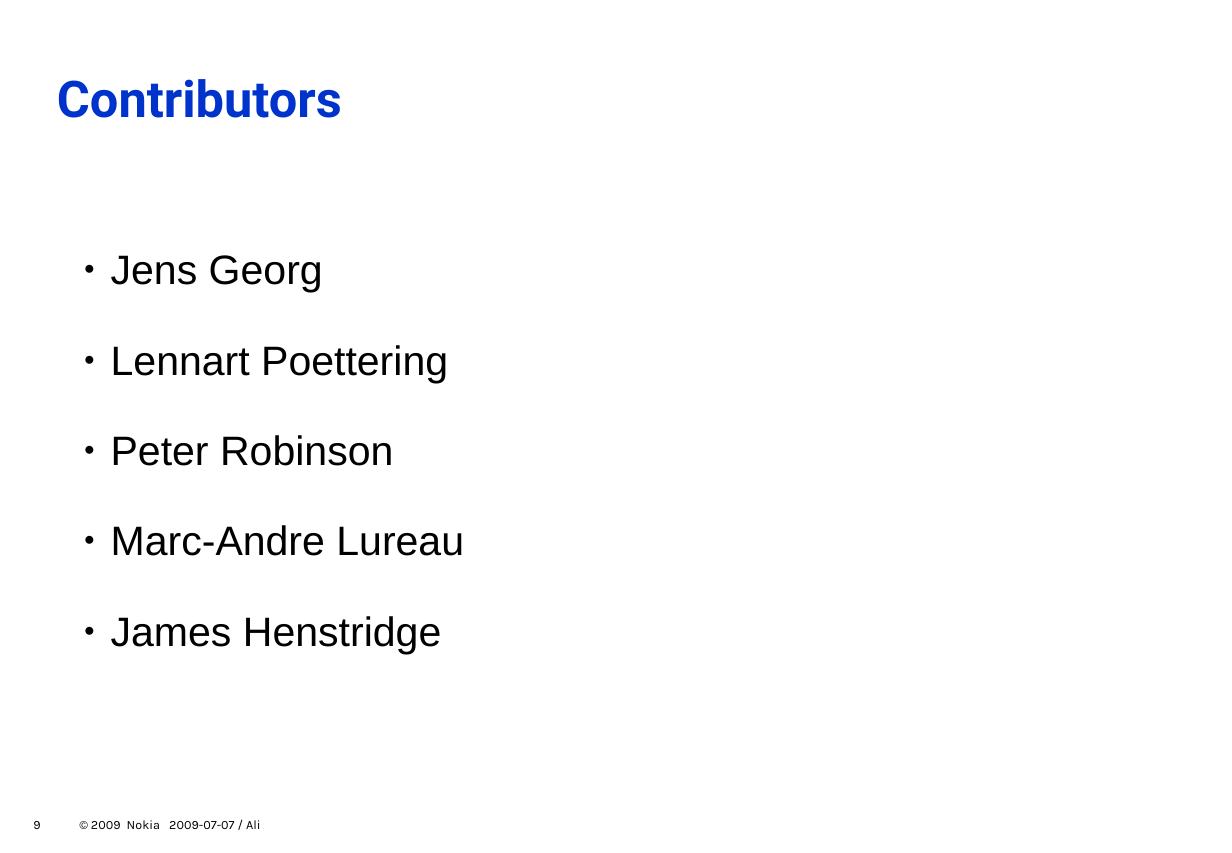
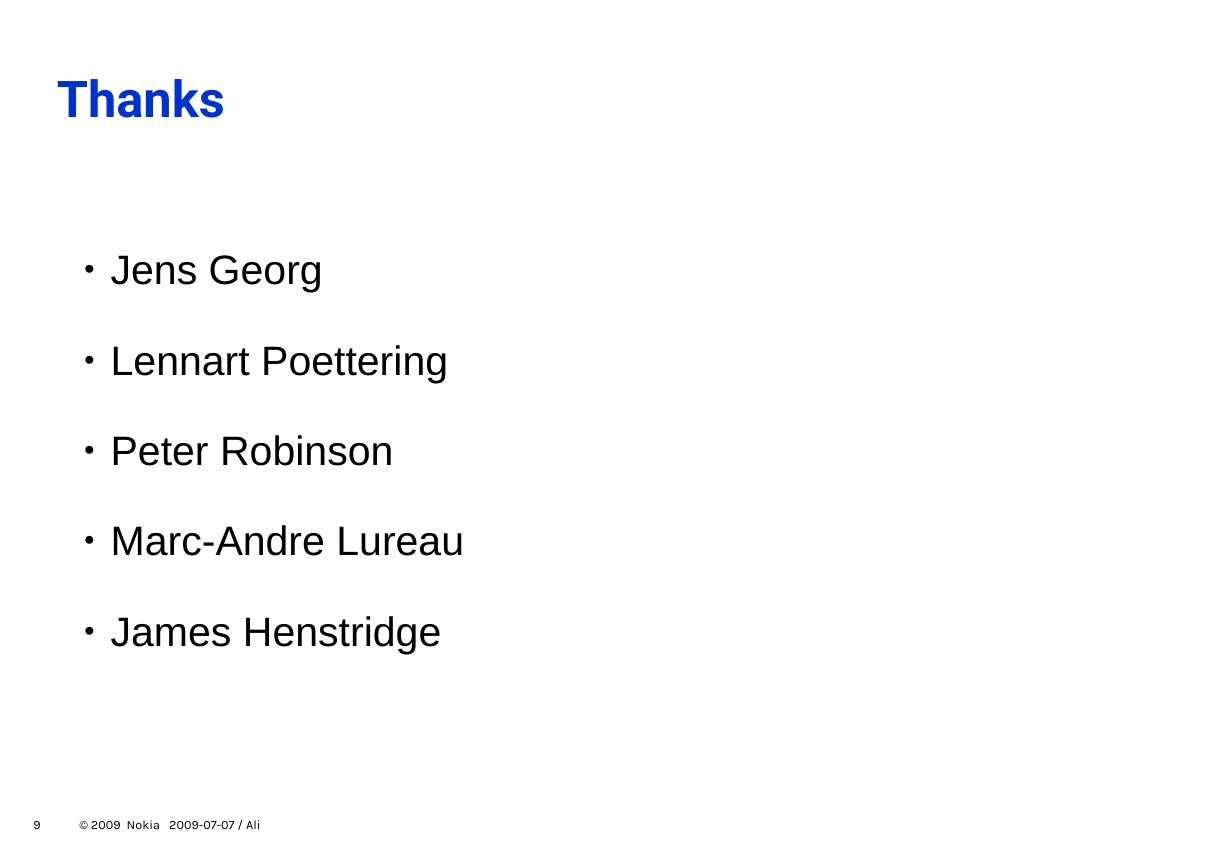
Before and after one commit to zeenix/rygel-presentation-2009, a slide deck: slide 9 of slides.odp. Drawn at 1232x853 pixels with LibreOffice and Linux fonts; fonts in the diff are those of the drawing; background and template pictures are left out. Boxes give left, top, right and bottom in pixels: in the first picture for what was removed or moved away, otherwise in the second. Text is boxed around its words. In the diff, an @@ line names an element or a change of style, - is before the commit and + after.

Commit message:
Rename "Contributors" to "Thanks"

```diff
--- a/slides.odp
+++ b/slides.odp
@@ title at bbox=[57, 79, 225, 118]: text changed @@
-Contributors
+Thanks
```
